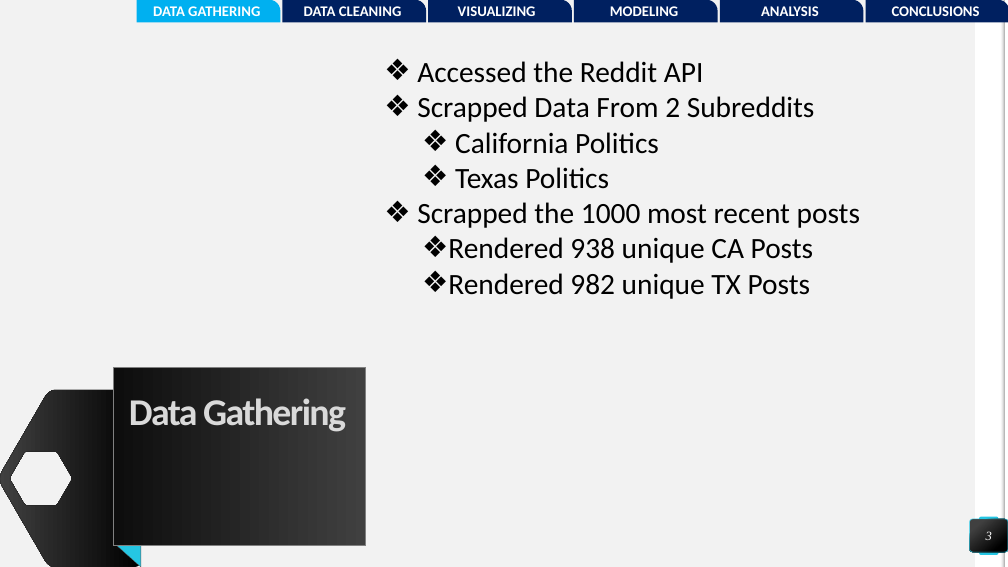
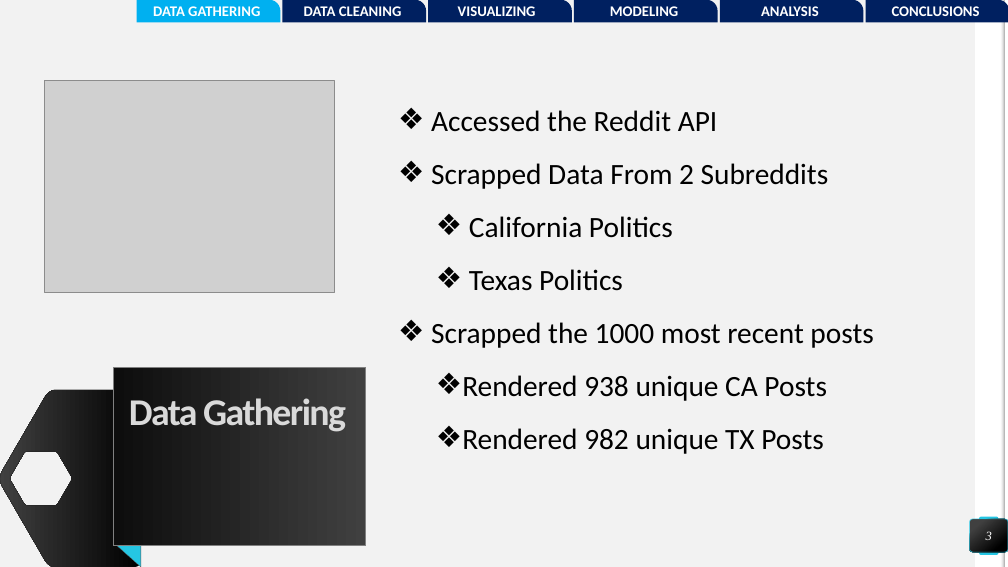
Before and after one commit to pwalesdi/GA_Project_3, a slide deck: slide 3 of Subreddit_Presentation.pptx. Drawn at 1008x567 pixels with LibreOffice and Linux fonts; fonts in the diff are those of the drawing; grey boxes stand for pictures. Boxes give left, top, right and bottom in pixels: in the first picture for what was removed or moved away, otherwise in the second. Text is boxed around its words. In the diff, an @@ line names an element or a change of style, - is before the commit and + after.

```diff
--- a/Subreddit_Presentation.pptx
+++ b/Subreddit_Presentation.pptx
@@ picture added at (45,81,335,293) @@
@@ text "Accessed the Reddit API": place and size @@
-text "Accessed the Reddit API" at (417,61,860,299)
+text "Accessed the Reddit API" at (431,110,873,454)
@@ text "Accessed the Reddit API" at (431,110,873,454): line spacing 1 to 1.5 @@
```
Also in this commit, not shown: 2 other slides changed, 1 other file.
